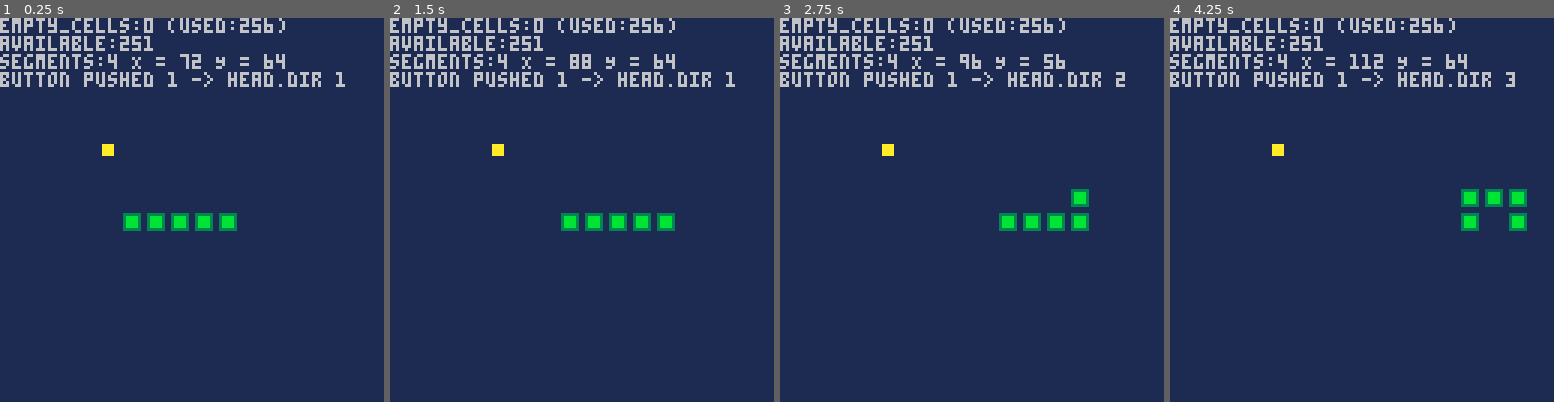
Above: before the commit, frames 1-4 (left to right).
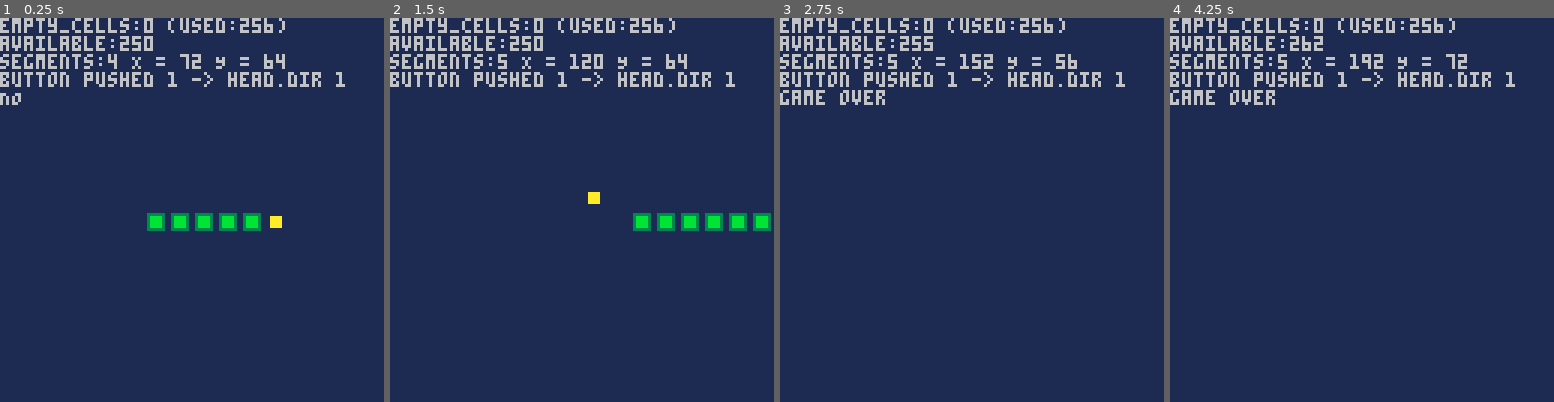
Above: after the commit, the same moments.

Repository: kakardo/Pico-8
Game: PICO-8 cartridge snake.p8
Same seed, same stepped clock (60 frames per second), same inputs: the game is played once before the commit and once after it.
Inputs:
- Up to frame 1 (0.25 s): no input
- Up to frame 2 (1.5 s): tap X (X key) at 0.33, 1.07 s; tap O (Z key) at 0.7 s
- Up to frame 3 (2.75 s): hold Right 1.6-2.1 s; tap O (Z key) at 1.7, 2.1, 2.5 s; tap X (X key) at 1.85 s; hold Up 2.15-2.42 s; hold Right from 2.47 s (still down)
- Up to frame 4 (4.25 s): tap O (Z key) every 0.4 s from 2.9 to 4.1 s; tap X (X key) at 2.97, 4.08 s; release Right at 3.03 s; hold Left 3.08-3.58 s; hold Down 3.63-3.97 s; hold Right from 4.02 s (still down)

The runs differ from the first frame. In frame 1, 0.8% of the frame differs, in the area x 0-74%, y 4-56%; in frame 2, 2.3%; in frame 3, 2.3%, in the area x 0-90%, y 4-56%; in frame 4, 2.0%.

Commit message:
Created logic to convert index coordinate to X and Y position

Diff:
--- a/cells.lua
+++ b/cells.lua
@@ -30,8 +30,8 @@
 function init_isAvailable(max_position, scale)
 	table = {}
 
-	for y = 1, max_position/scale, 1 do
-		for x = 1, max_position/scale, 1 do
+	for y = 0, max_position/scale-1, 1 do
+		for x = 0, max_position/scale-1, 1 do
 			add(table, convert_coordinate_to_index(x, y))
 			--printh("X:"..x.." Y:"..y.." Key:"..convert_coordinate_to_index(x, y))
 		end
--- a/fruit.lua
+++ b/fruit.lua
@@ -20,11 +20,20 @@
 end
 
 function spawn_fruit()
-	-- TODO = Does not choose a random empty cell from table!
-	fruit.x = flr(rnd(128 / scale)) * scale
-	fruit.y = flr(rnd(128 / scale)) * scale
---fruit.x = flr(rnd(empty_cells))
-	--empty_cells_occupy(empty_cells, fruit.x, fruit.y)
+	-- Converts available fruit coordinate to X & Y positions
+	-- No scale multiplier added yet
+	index = flr(rnd(#available_cells))
+	coordinate = available_cells[index]
+	new_x = coordinate % max
+	new_y = flr(coordinate / max)
+	printh("Fruit coordinate:"..coordinate.." [index:"..index..
+					"] (x:"..new_x..".y:"..new_y..")")
+
+	-- POSITION BOUNDARIES = min: 0, max: 15
+	fruit.y = new_y * scale
+	fruit.x = new_x * scale
+
+	empty_cells_occupy(empty_cells, fruit.x, fruit.y)
 end
 
 function draw_fruit()
--- a/main.lua
+++ b/main.lua
@@ -46,7 +46,7 @@
 step = 1
 
 -- game loop tick
-tick_goal = 15 -- Default = 5
+tick_goal = 5 -- Default = 5
 tick_count = 0
 
 score = 0
